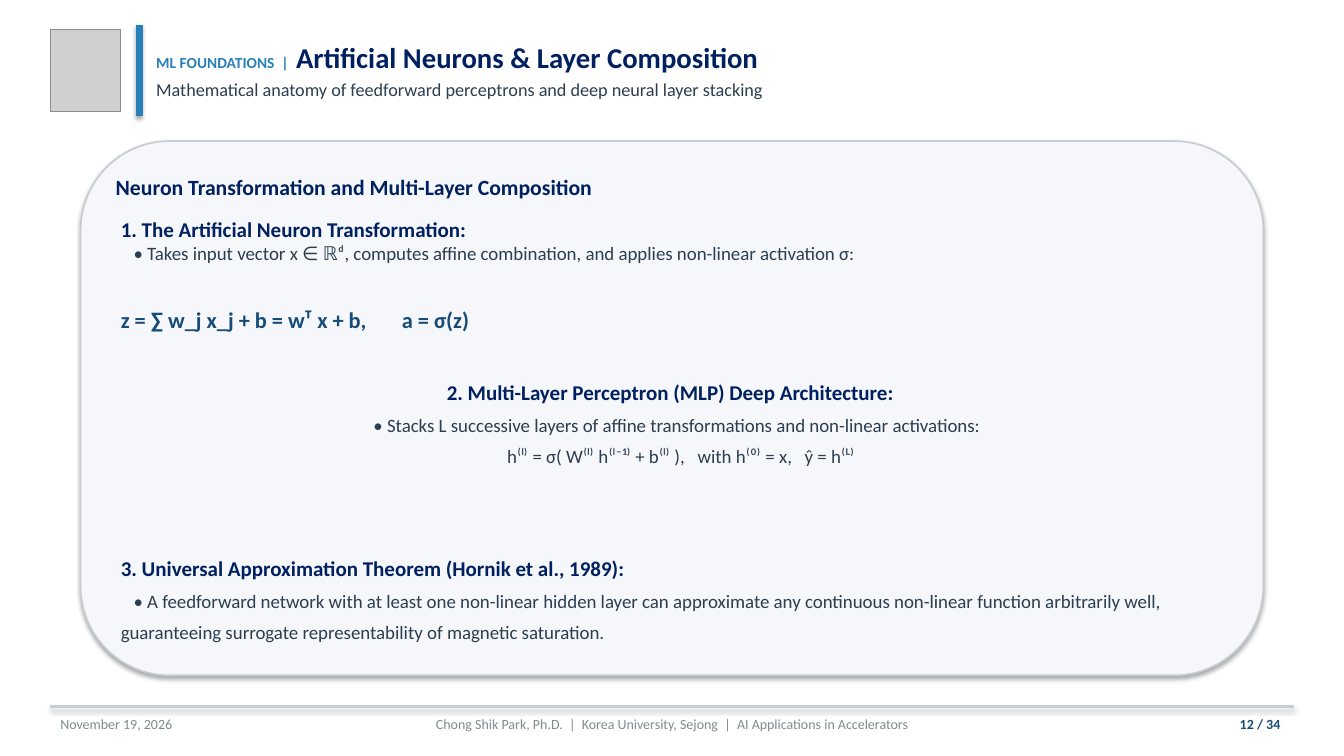
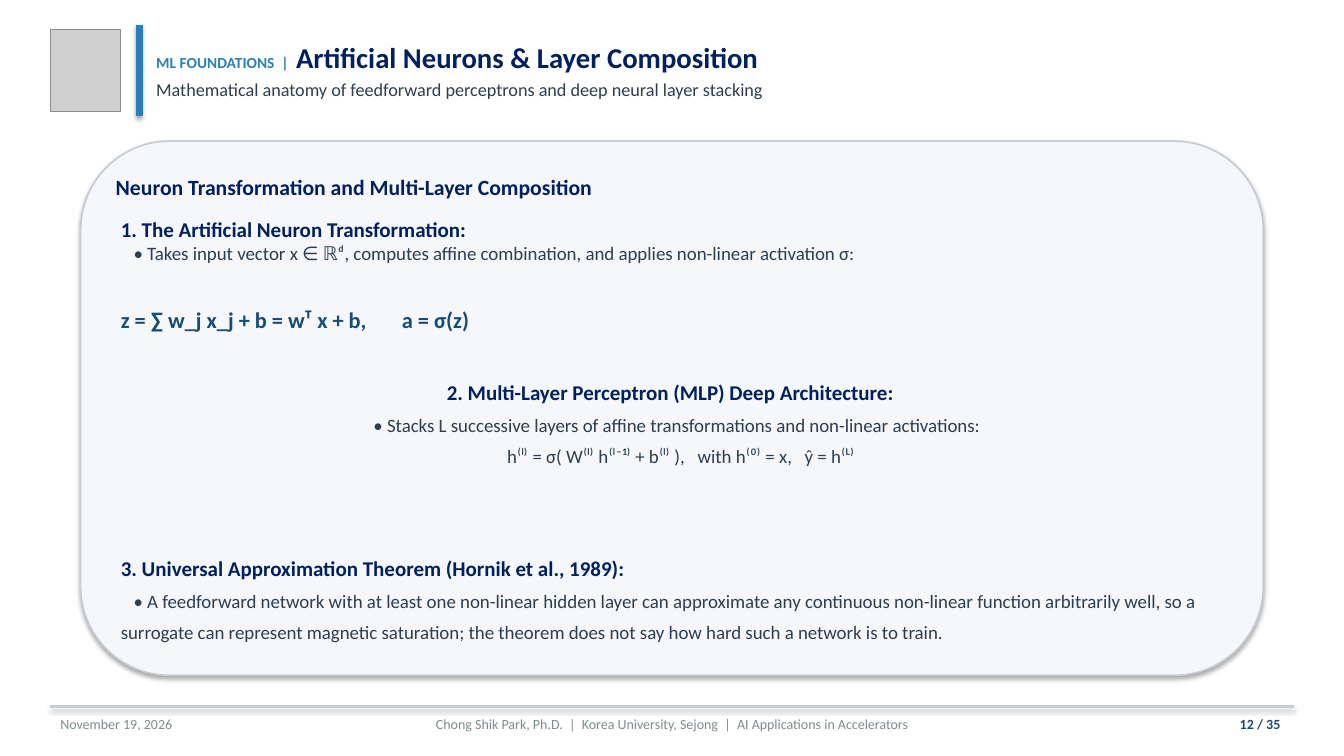
Before and after one commit to cspark7701/ai4acc-mini-hackathon, a slide deck: slide 12 of presentations/Lecture_1_AI_ML_Foundations_and_Control_Slides.pptx. Drawn at 1344x756 pixels with LibreOffice and Linux fonts; fonts in the diff are those of the drawing; grey boxes stand for pictures. Boxes give left, top, right and bottom in pixels: in the first picture for what was removed or moved away, otherwise in the second. Text is boxed around its words. In the diff, an @@ line names an element or a change of style, - is before the commit and + after.

```diff
--- a/presentations/Lecture_1_AI_ML_Foundations_and_Control_Slides.pptx
+++ b/presentations/Lecture_1_AI_ML_Foundations_and_Control_Slides.pptx
@@ text at (121,560,1195,643): text changed @@
-3. Universal Approximation Theorem (Hornik et al., 1989):
-• A feedforward network with at least one non-linear hidden layer can approximate any continuous non-linear function arbitrarily well, guaranteeing surrogate representability of magnetic saturation.
+3. Universal Approximation Theorem (Hornik et al., 1989):
+• A feedforward network with at least one non-linear hidden layer can approximate any continuous non-linear function arbitrarily well, so a surrogate can represent magnetic saturation; the theorem does not say how hard such a network is to train.
@@ text at (1240,720,1280,729): text changed @@
-12 / 34
+12 / 35
```
Also in this commit, not shown: 34 other slides changed, 6 other files.
